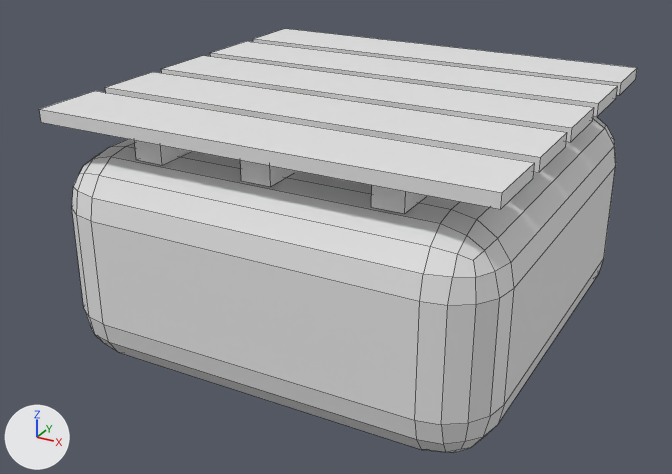
One commit to the FBX model Assets/Models/RaftTile.fbx: the scene before it, then after it.
Camera for both pictures: a 50 mm lens placed at (1.87, -3.65, 1.74), pointed at (-0.07, -0.11, -0.03). Every picture has the same lights, and +X, +Y and +Z are marked at lower left. Mesh edges are drawn as thin lines. Where no turn or scale is listed for an object, it has been applied to the vertices.

Before the edit, the objects in view are built like this:
```python
me_cube_001 = bpy.data.meshes.new('Cube.001')
me_cube_001.from_pydata(...)  # 216 vertices, 198 faces; spans x -1.0..1.0, y -1.0..1.0, z -0.5..0.68
# faces by material slot: [150, 18, 30]
me_cube_001.materials.append(mat_bottlemat)  # white #e7e7e7
me_cube_001.materials.append(mat_foundationmat)  # white #e7e7e7
me_cube_001.materials.append(mat_boardsmat)  # white #e7e7e7
ob_raft_tile = bpy.data.objects.new('Raft_Tile', me_cube_001)
ob_raft_tile.location = (0.0, 0.0, 0.0)
```
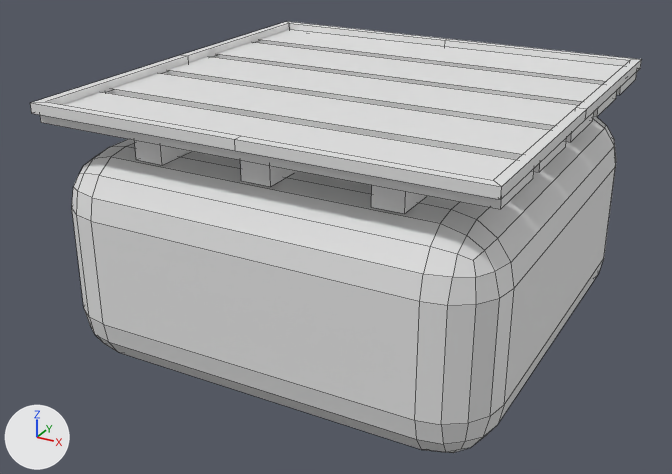
What changed in the scene script:
```text
Change me_cube_001:
    used by ob_raft_tile; location = (0.0, 0.0, 0.0)
    remove me_cube_001.from_pydata(...)  # 216 vertices, 198 faces; spans x -1.0..1.0, y -1.0..1.0, z -0.5..0.68
    add me_cube_001.from_pydata(...)  # 248 vertices, 230 faces; spans x -1.01..1.01, y -1.0..1.0, z -0.5..0.72
    me_cube_001 part 1: a new loose piece of 32 vertices spanning x -1.01..1.01, y -1.0..1.0, z 0.67..0.72, in mat_boardsmat (white #e7e7e7)
```

What differs and where, as boxes [x1, y1, x2, y2] in the pictures (672 x 474 px):
'Raft_Tile', reshaped: before [39, 29, 637, 453]; after [30, 21, 642, 453]
part 1 of me_cube_001, added: after [30, 21, 642, 200]
